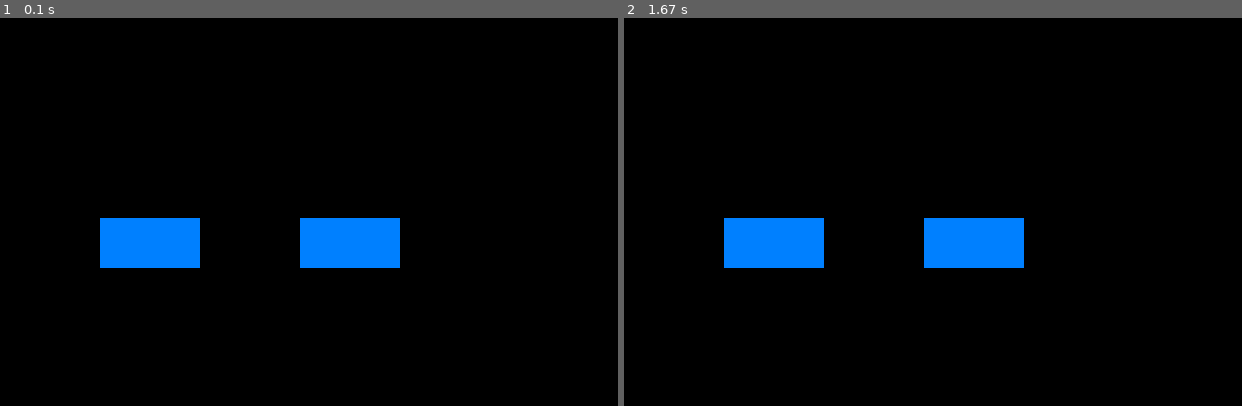
Above: before the commit, frames 1-2 (left to right).
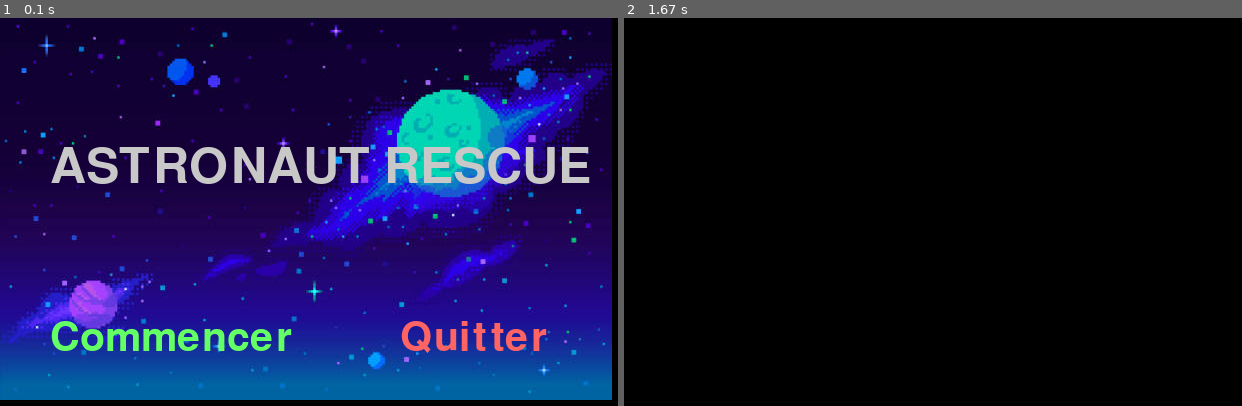
Above: after the commit, the same moments.

Repository: Gabbro-EXIA/PygamePLatformerDevApp
Game: pygame game, started from menu.py
Two runs of this game, one before a commit and one after it. Both use one fixed random seed, a clock stepped at 60 frames per second and the inputs below.
Inputs (mouse positions are in pixels of both pictures, inside the frame that each line leads up to):
- Up to frame 1 (0.1 s): no input
- Up to frame 2 (1.67 s): click (710, 316) at 0.38 s, where only the run after the commit has a clickable "Commencer"

The runs differ from the first frame. In frame 1, 97% of the frame differs, in the area x 0-100%, y 0-99%; in frame 2, 4.2%.

Commit message:
modification du menu

Diff:
--- a/menu.py
+++ b/menu.py
@@ -33,15 +33,19 @@
         pygame.display.set_caption('Astronaut Rescuer')
         self.screen = pygame.display.set_mode((640, 480))
 
+
+
         self.clock = pygame.time.Clock()
 
 
     def run(self):
+
         while True:
             for event in pygame.event.get():
                 if event.type == pygame.QUIT:
                     pygame.quit()
                     sys.exit()
+
 #création de la fenetre
 
             pygame.display.update()
@@ -53,23 +57,36 @@
 
 
     def bouton(self):
-        #font = pygame.font.Font(None, 74)hjvbdjch
+        #creation du fond d'écran
+        ecran = pygame.image.load("visuel/fond_galaxy_Getty_image.jpg").convert()
+        self.screen.blit(ecran, (0, 0))
 
-        #text = font.render("Commencer", True, (255, 255, 255))
 
-        #self.screen.blit(text, (300, 200))
+        font = pygame.font.Font(None, 74)
 
-        #dimension bouton commencer
-        commencer = pygame.Rect(300, 200, 100, 50)
+        text = font.render("ASTRONAUT RESCUE", True, (200, 200, 200))
 
-        #création bouton commencer
-        pygame.draw.rect(self.screen, (0, 128, 255), commencer)
+        self.screen.blit(text, (50, 125))
 
-        #dimension bouton quitter
-        quitter = pygame.Rect(100, 200, 100, 50)
 
-        #création bouton quitter
-        pygame.draw.rect(self.screen, (0, 128, 255), quitter)
+        font_bouton = pygame.font.Font(None, 60)
+
+        #bouton commencer
+        text_commencer = font_bouton.render("Commencer", True, (100, 255, 100))
+
+        # Rectangle du texte
+        commencer = text_commencer.get_rect(center=(50, 300))
+
+        self.screen.blit(text_commencer, (50, 300))
+
+
+        #bouton quitter
+        text_quitter = font_bouton.render("Quitter", True, (255, 100, 100))
+
+        # Rectangle du texte
+        quitter = text_quitter.get_rect(center=(400, 300))
+
+        self.screen.blit(text_quitter, (400, 300))
 
         #évènement cliquer sur les boutons
         for event in pygame.event.get():
